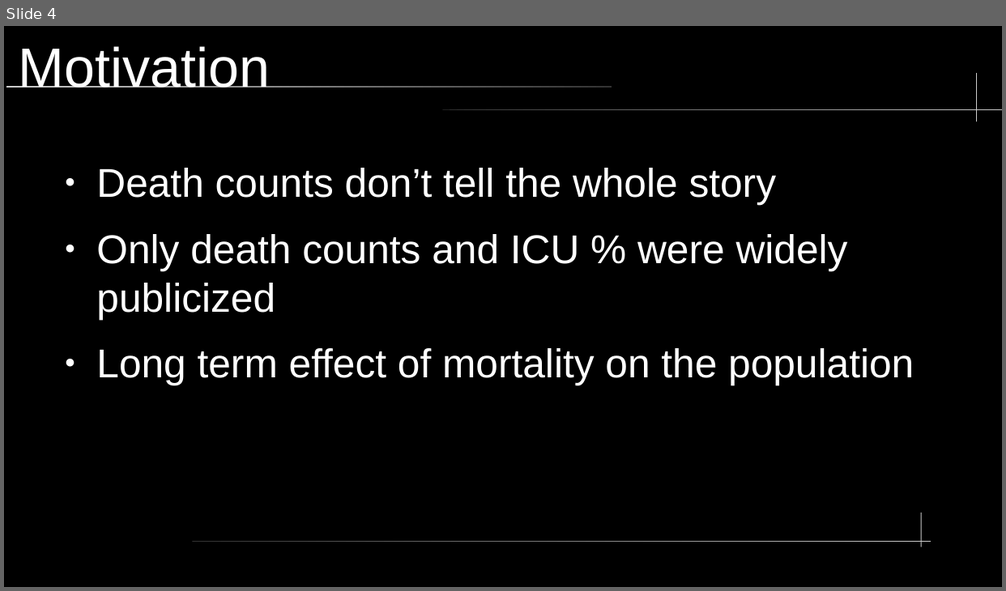
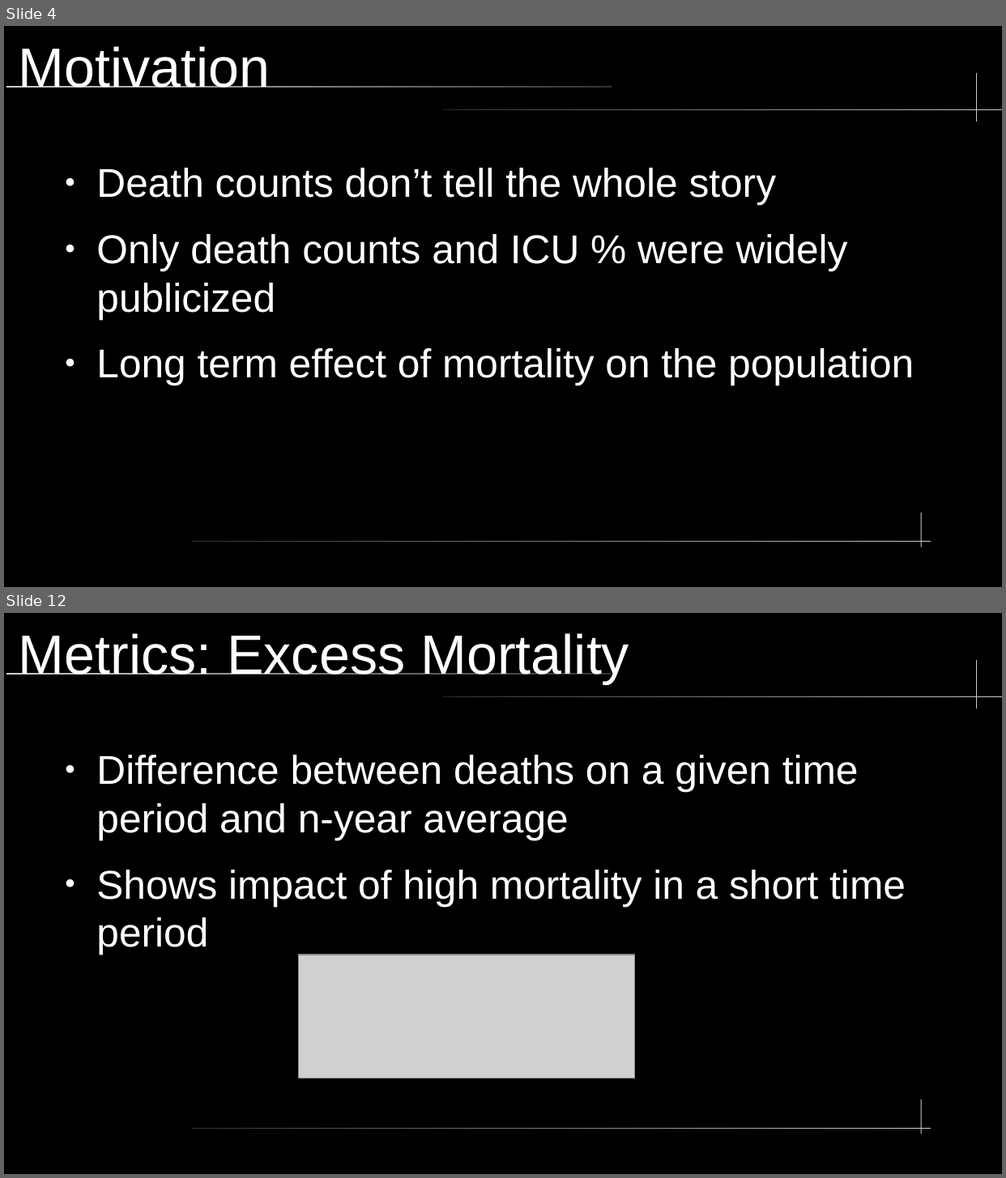
Before and after one commit to dreth/tfm_uc3m, a slide deck: paper/presentation/presentation.odp. Shown one above the other, each under a label of ours: slide 4 before the commit, slides 4 and 12 after it; the slides between them are not shown. The pictures are 1006x591 and 1006x1178 pixels, drawn with LibreOffice and Linux fonts; fonts in the diff are those of the drawing; grey boxes stand for pictures. Boxes give left, top, right and bottom in pixels: in the first picture for what was removed or moved away, otherwise in the second. Text is boxed around its words. In the diff, an @@ line names an element or a change of style, - is before the commit and + after.

```diff
--- a/paper/presentation/presentation.odp
+++ b/paper/presentation/presentation.odp
@@ slide 12 added at box(4, 613, 1002, 1174), background #000000; not listed: 5 template elements that a slide beside it also shows @@
@@ title added at box(19, 633, 629, 684), 44 pt, text #FFFFFF @@
+Metrics: Excess Mortality
@@ text added at box(96, 755, 906, 955), 32 pt, text #FFFFFF @@
+● Difference between deaths on a given time period and n-year average
+● Shows impact of high mortality in a short time period
@@ picture added at box(298, 956, 635, 1079) @@
```
Also in this commit, not shown: 2 slides changed, 23 other slides added.
